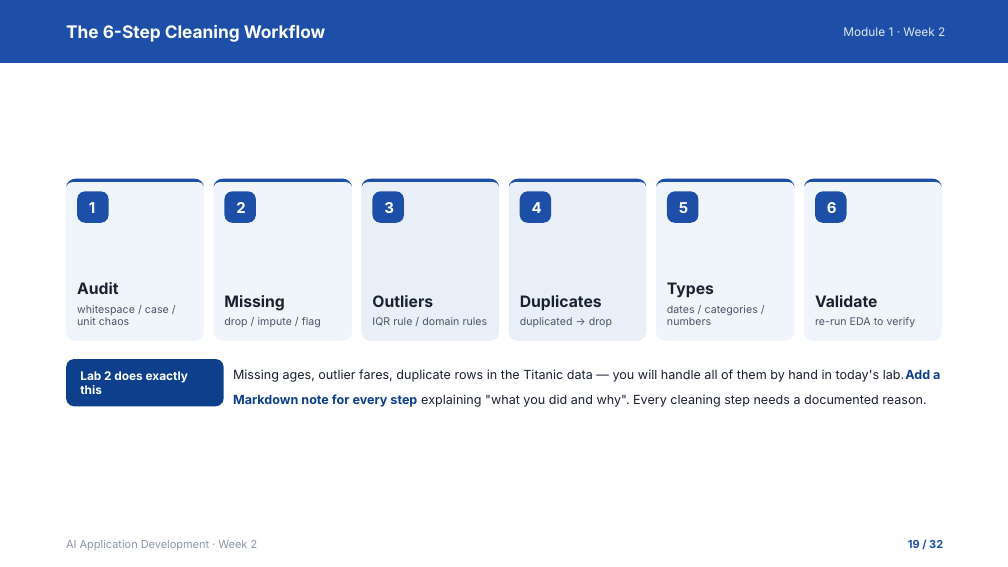
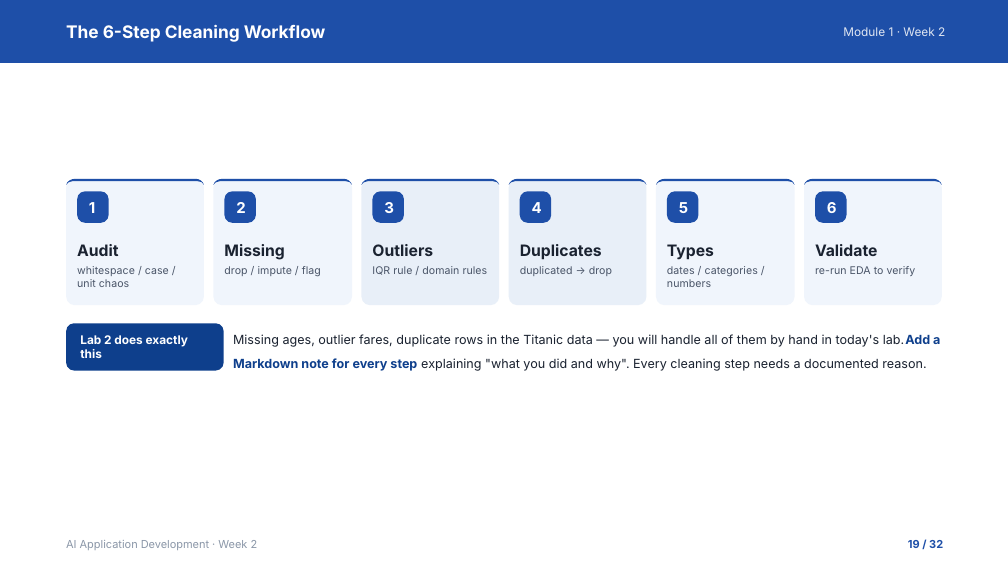
Before and after one commit to klausren/ai-application-development, a slide deck: slide 19 of lectures/week-02/lecture-en.pptx. Drawn at 1008x567 pixels with LibreOffice and Linux fonts; fonts in the diff are those of the drawing; background and template pictures are left out. Boxes give left, top, right and bottom in pixels: in the first picture for what was removed or moved away, otherwise in the second. Text is boxed around its words. In the diff, an @@ line names an element or a change of style, - is before the commit and + after.

```diff
--- a/lectures/week-02/lecture-en.pptx
+++ b/lectures/week-02/lecture-en.pptx
@@ rounded rectangle: place and size @@
-rounded rectangle at (67, 178, 204, 341)
+rounded rectangle at (67, 178, 204, 305)
@@ freeform shape: place and size @@
-freeform shape at (67, 178, 204, 341)
+freeform shape at (67, 178, 204, 305)
@@ rounded rectangle: place and size @@
-rounded rectangle at (213, 178, 352, 341)
+rounded rectangle at (213, 178, 352, 305)
@@ freeform shape: place and size @@
-freeform shape at (213, 178, 352, 341)
+freeform shape at (213, 178, 352, 305)
@@ rounded rectangle: place and size @@
-rounded rectangle at (361, 178, 499, 341)
+rounded rectangle at (361, 178, 499, 305)
@@ freeform shape: place and size @@
-freeform shape at (361, 178, 499, 341)
+freeform shape at (361, 178, 499, 305)
@@ rounded rectangle: place and size @@
-rounded rectangle at (509, 178, 647, 341)
+rounded rectangle at (509, 178, 647, 305)
@@ freeform shape: place and size @@
-freeform shape at (509, 178, 647, 341)
+freeform shape at (509, 178, 647, 305)
@@ rounded rectangle: place and size @@
-rounded rectangle at (656, 178, 795, 341)
+rounded rectangle at (656, 178, 795, 305)
@@ freeform shape: place and size @@
-freeform shape at (656, 178, 795, 341)
+freeform shape at (656, 178, 795, 305)
@@ rounded rectangle: place and size @@
-rounded rectangle at (805, 178, 942, 341)
+rounded rectangle at (805, 178, 942, 305)
@@ freeform shape: place and size @@
-freeform shape at (805, 178, 942, 341)
+freeform shape at (805, 178, 942, 305)
@@ text "Audit": place and size @@
-text "Audit" at (77, 282, 118, 294)
+text "Audit" at (77, 244, 118, 256)
@@ text "Types": place and size @@
-text "Types" at (667, 282, 714, 298)
+text "Types" at (667, 244, 714, 260)
@@ 8 texts: place and size @@
-8 texts at (224, 295, 916, 327)
+8 texts at (224, 244, 916, 276)
@@ 4 texts, 1 rounded rectangle: place and size @@
-4 texts, 1 rounded rectangle at (67, 305, 940, 407)
+4 texts, 1 rounded rectangle at (67, 266, 940, 371)
```
Also in this commit, not shown: 10 other slides changed, 1 other file.
